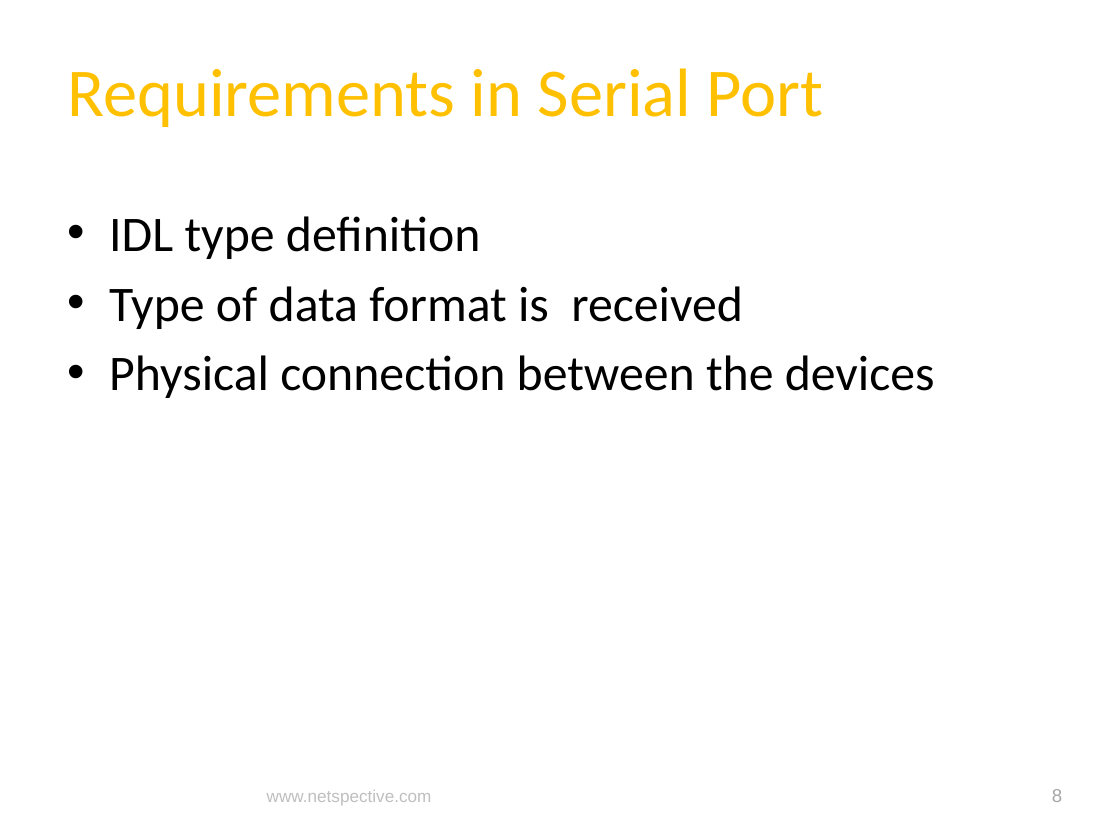
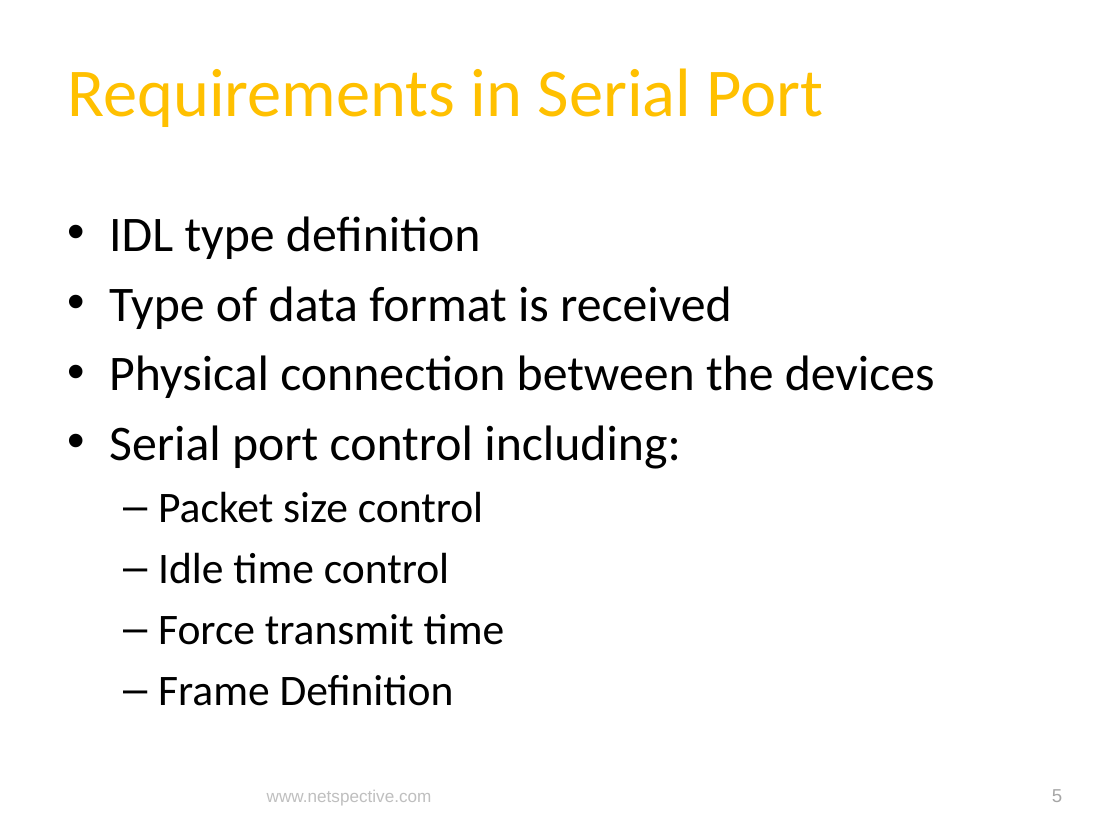
Before and after one commit to netspective/fluent, a slide deck: slide 5 of support/documents/Covidien Gateway Prototype With RS232.pptx (slide 8 before the commit). Drawn at 1120x840 pixels with LibreOffice and Linux fonts; fonts in the diff are those of the drawing; background and template pictures are left out. Boxes give left, top, right and bottom in pixels: in the first picture for what was removed or moved away, otherwise in the second. Text is boxed around its words. In the diff, an @@ line names an element or a change of style, - is before the commit and + after.

```diff
--- a/support/documents/Covidien Gateway Prototype With RS232.pptx
+++ b/support/documents/Covidien Gateway Prototype With RS232.pptx
@@ text at [109, 425, 680, 706]: paragraphs added @@
+• Serial port control including:
+  – Packet size control
+  – Idle time control
+  – Force transmit time
+  – Frame Definition
@@ page number at [1052, 789, 1062, 802]: text changed @@
-8
+5
```
Also in this commit, not shown: 3 other slides changed, 5 slides added, 1 other file.
